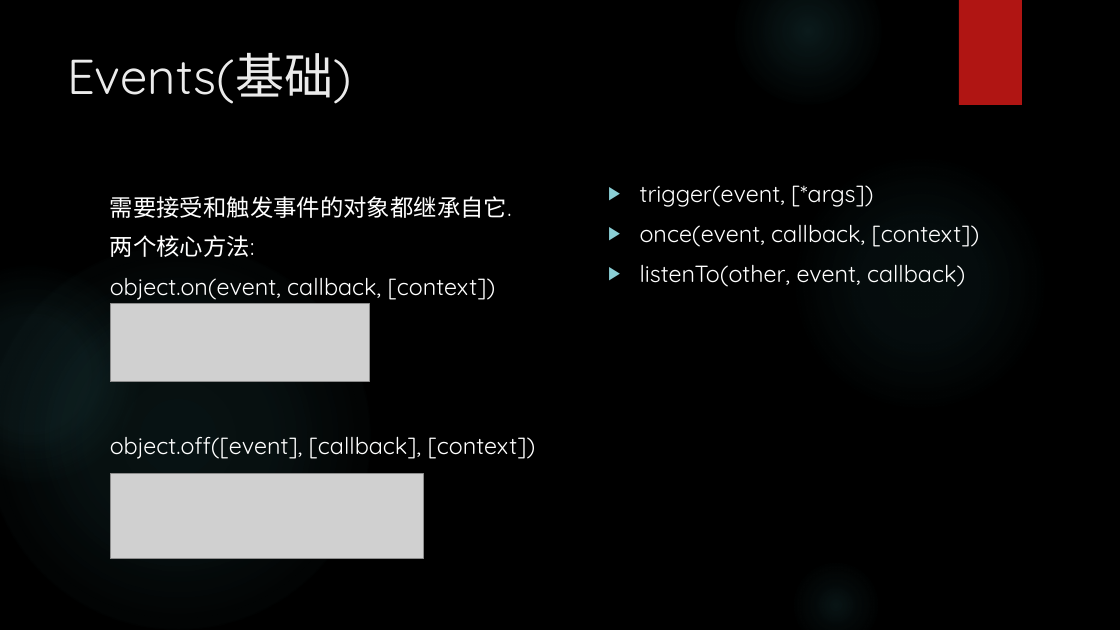
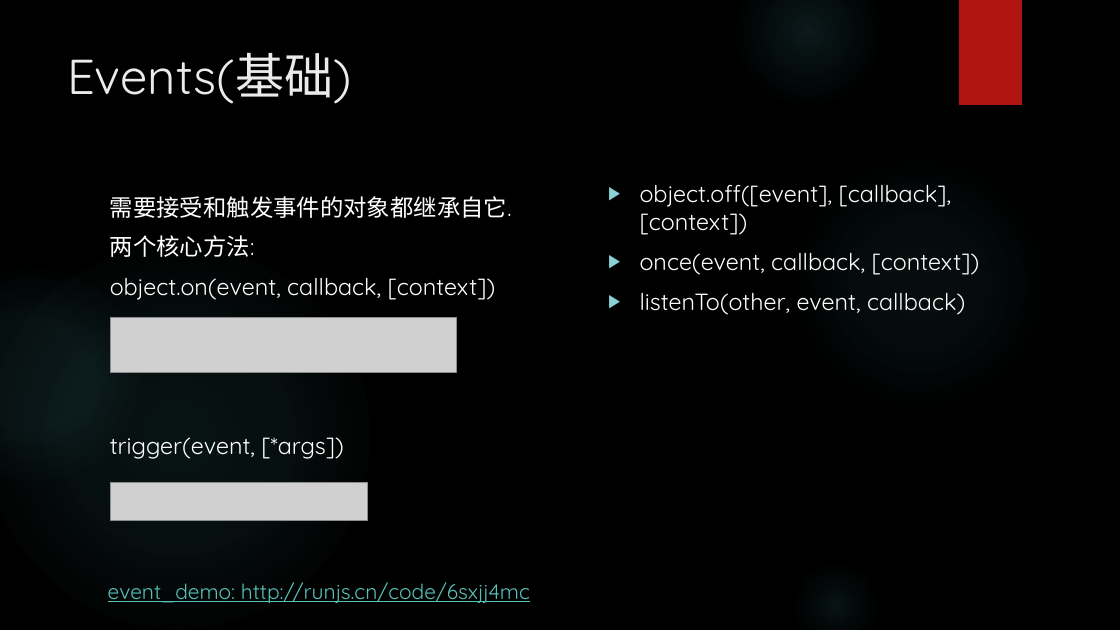
Before and after one commit to erichua23/prj, a slide deck: slide 31 of jsmvc/docs/Frontend MVC(EricHua).pptx (slide 25 before the commit). Drawn at 1120x630 pixels with LibreOffice and Linux fonts; fonts in the diff are those of the drawing; grey boxes stand for pictures; background and template pictures are left out. Boxes give left, top, right and bottom in pixels: in the first picture for what was removed or moved away, otherwise in the second. Text is boxed around its words. In the diff, an @@ line names an element or a change of style, - is before the commit and + after.

```diff
--- a/jsmvc/docs/Frontend MVC(EricHua).pptx
+++ b/jsmvc/docs/Frontend MVC(EricHua).pptx
@@ text at [640, 184, 952, 235]: text changed @@
-▶ trigger(event, [*args])
+▶ object.off([event], [callback], [context])
@@ picture: place and size @@
-picture at [110, 303, 369, 382]
+picture at [110, 318, 456, 373]
@@ text at [110, 437, 343, 459]: text changed @@
-object.off([event], [callback], [context])
+trigger(event, [*args])
@@ picture removed at [110, 474, 423, 559] @@
@@ picture added at [110, 482, 367, 520] @@
@@ text added at [108, 582, 530, 603], 18 pt, text #58C1BA, underline @@
+event_demo: http://runjs.cn/code/6sxjj4mc
```
Also in this commit, not shown: 18 other slides changed, 29 slides added, 19 slides removed.
